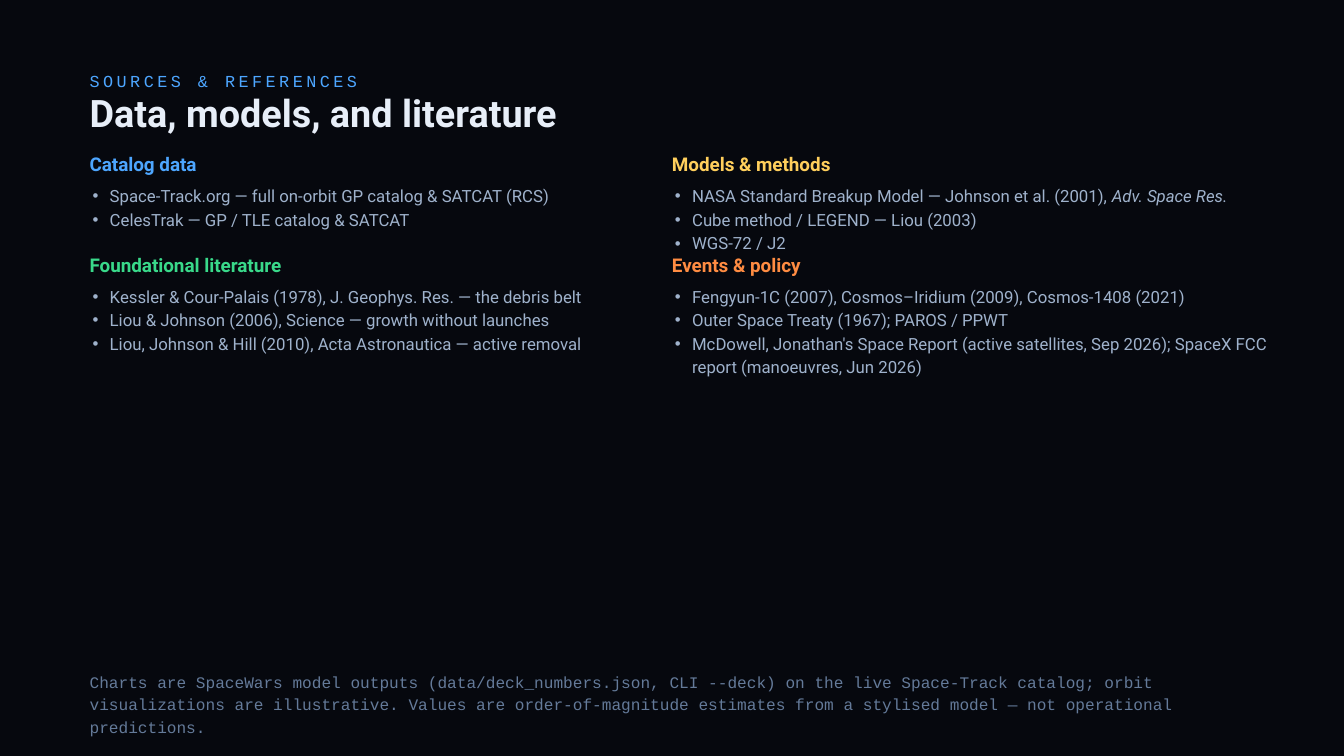
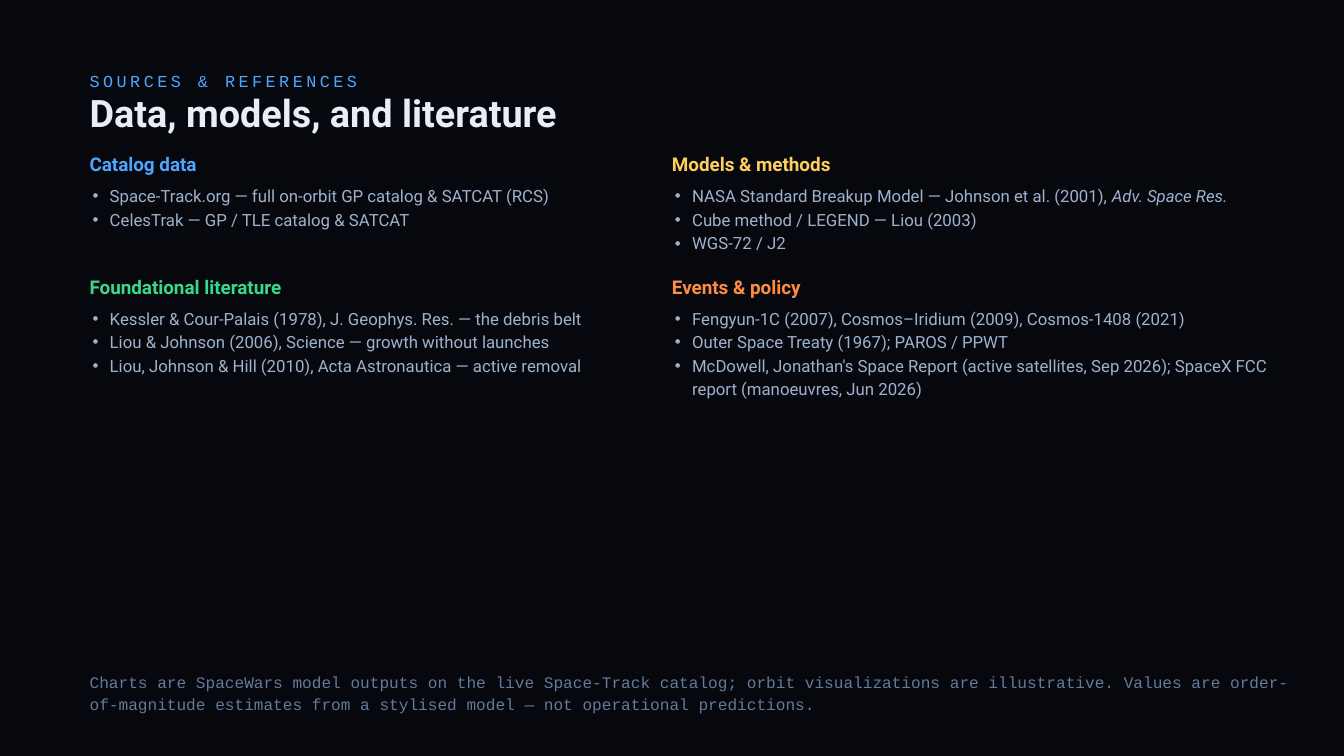
Before and after one commit to TimKadyrov/DebrisCascade, a slide deck: slide 24 of Barrel of Nails — Kessler Study.pptx. Drawn at 1344x756 pixels with LibreOffice and Linux fonts; fonts in the diff are those of the drawing. Boxes give left, top, right and bottom in pixels: in the first picture for what was removed or moved away, otherwise in the second. Text is boxed around its words. In the diff, an @@ line names an element or a change of style, - is before the commit and + after.

```diff
--- a/Barrel of Nails — Kessler Study.pptx
+++ b/Barrel of Nails — Kessler Study.pptx
@@ text "Foundational literature": place and size @@
-text "Foundational literature" at [90, 258, 281, 272]
+text "Foundational literature" at [90, 280, 281, 294]
@@ text "Events & policy": place and size @@
-text "Events & policy" at [672, 257, 801, 276]
+text "Events & policy" at [672, 279, 801, 298]
@@ text "Kessler & Cour-Palais (1978), J. ...": place and size @@
-text "Kessler & Cour-Palais (1978), J. ..." at [110, 290, 582, 354]
+text "Kessler & Cour-Palais (1978), J. ..." at [110, 312, 582, 376]
@@ text "Fengyun-1C (2007), Cosmos–Iridium (2009), Cosmos-1408 ...": place and size @@
-text "Fengyun-1C (2007), Cosmos–Iridium (2009), Cosmos-1408 ..." at [692, 290, 1267, 377]
+text "Fengyun-1C (2007), Cosmos–Iridium (2009), Cosmos-1408 ..." at [692, 312, 1267, 399]
@@ text at [90, 676, 1288, 714]: text changed @@
-Charts are SpaceWars model outputs (data/deck_numbers.json, CLI --deck) on the live Space-Track catalog; orbit visualizations are illustrative. Values are order-of-magnitude estimates from a stylised model — not operational predictions.
+Charts are SpaceWars model outputs on the live Space-Track catalog; orbit visualizations are illustrative. Values are order-of-magnitude estimates from a stylised model — not operational predictions.
```
Also in this commit, not shown: 11 other slides changed, 6 other files.
